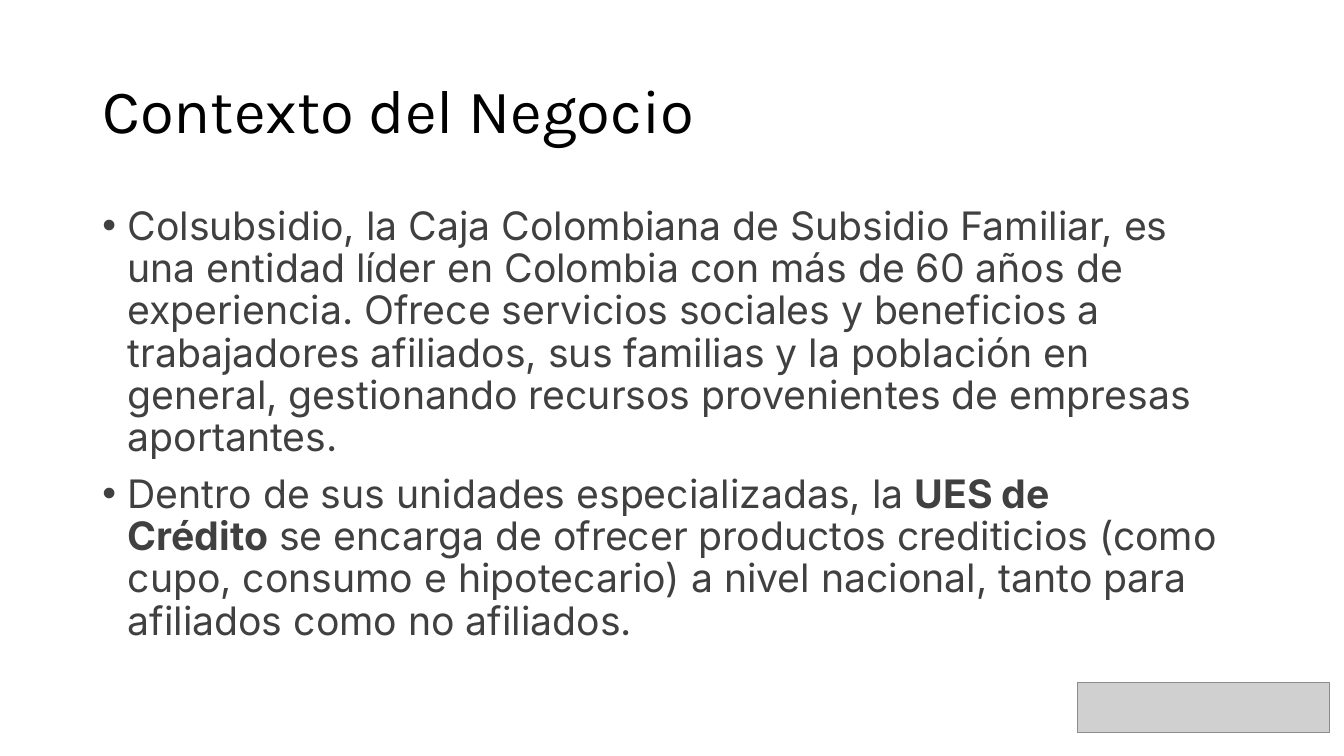
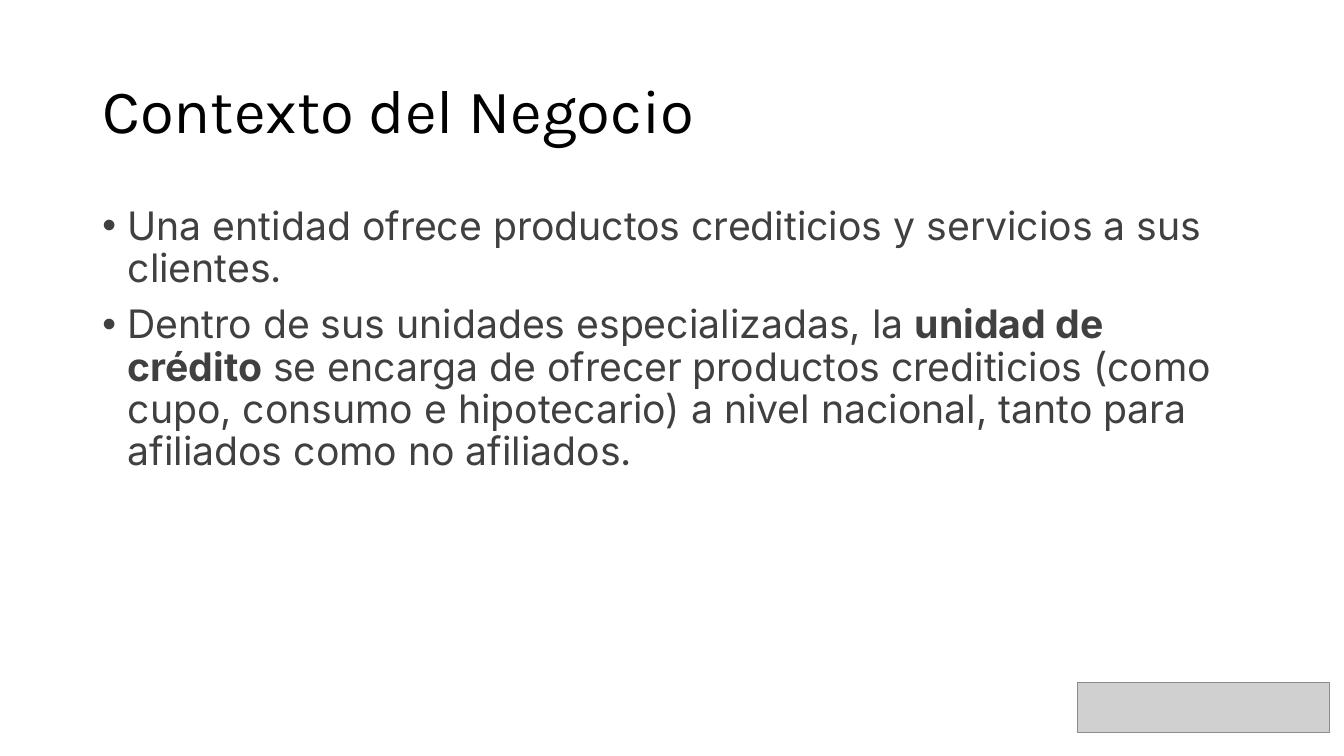
Before and after one commit to Wvanegaz23/Model, a slide deck: slide 2 of Data_Scientist_Caso de Negocio.pptx. Drawn at 1344x756 pixels with LibreOffice and Linux fonts; fonts in the diff are those of the drawing; grey boxes stand for pictures. Boxes give left, top, right and bottom in pixels: in the first picture for what was removed or moved away, otherwise in the second. Text is boxed around its words. In the diff, an @@ line names an element or a change of style, - is before the commit and + after.

```diff
--- a/Data_Scientist_Caso de Negocio.pptx
+++ b/Data_Scientist_Caso de Negocio.pptx
@@ text at bbox=[128, 210, 1210, 466]: text changed @@
-• Colsubsidio, la Caja Colombiana de Subsidio Familiar, es una entidad líder en Colombia con más de 60 años de experiencia. Ofrece servicios sociales y beneficios a trabajadores afiliados, sus familias y la población en general, gestionando recursos provenientes de empresas aportantes.
-• Dentro de sus unidades especializadas, la UES de Crédito se encarga de ofrecer productos crediticios (como cupo, consumo e hipotecario) a nivel nacional, tanto para afiliados como no afiliados.
+• Una entidad ofrece productos crediticios y servicios a sus clientes.
+• Dentro de sus unidades especializadas, la unidad de crédito se encarga de ofrecer productos crediticios (como cupo, consumo e hipotecario) a nivel nacional, tanto para afiliados como no afiliados.
```
Also in this commit, not shown: 3 other slides changed, 12 other files.
